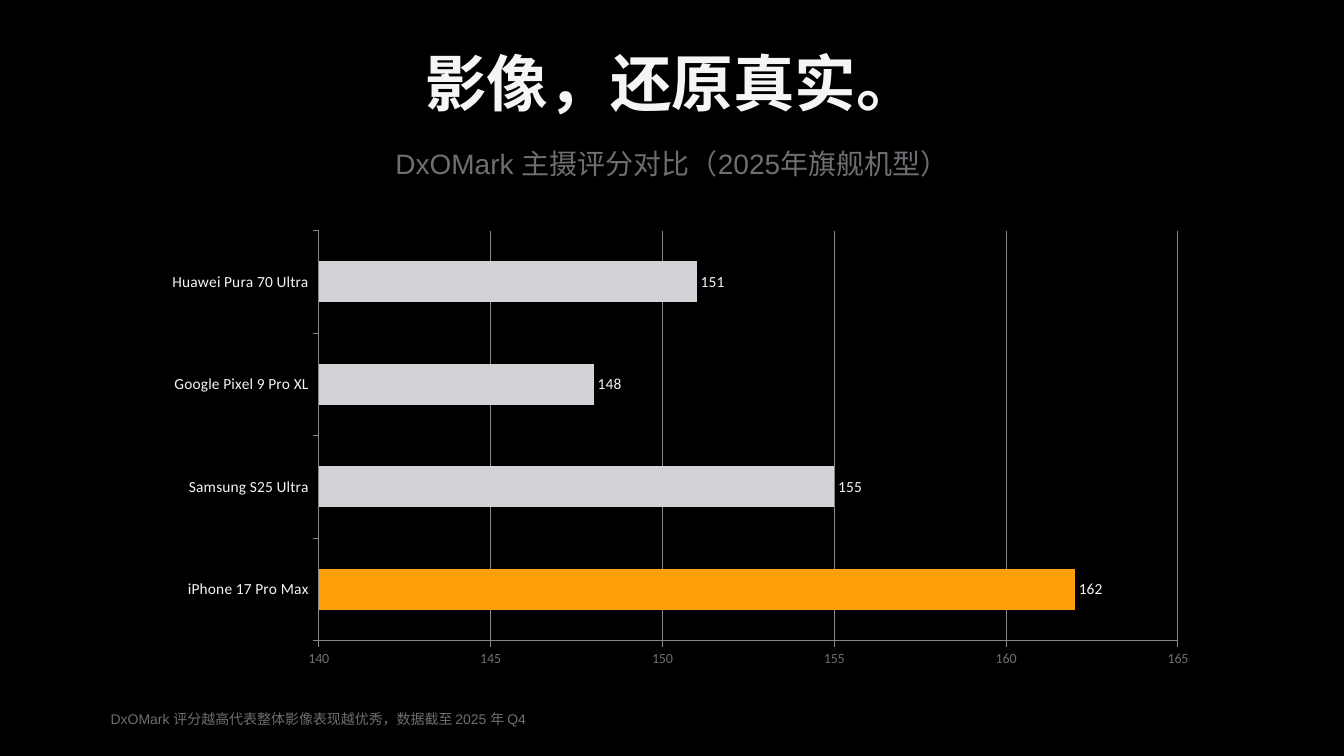
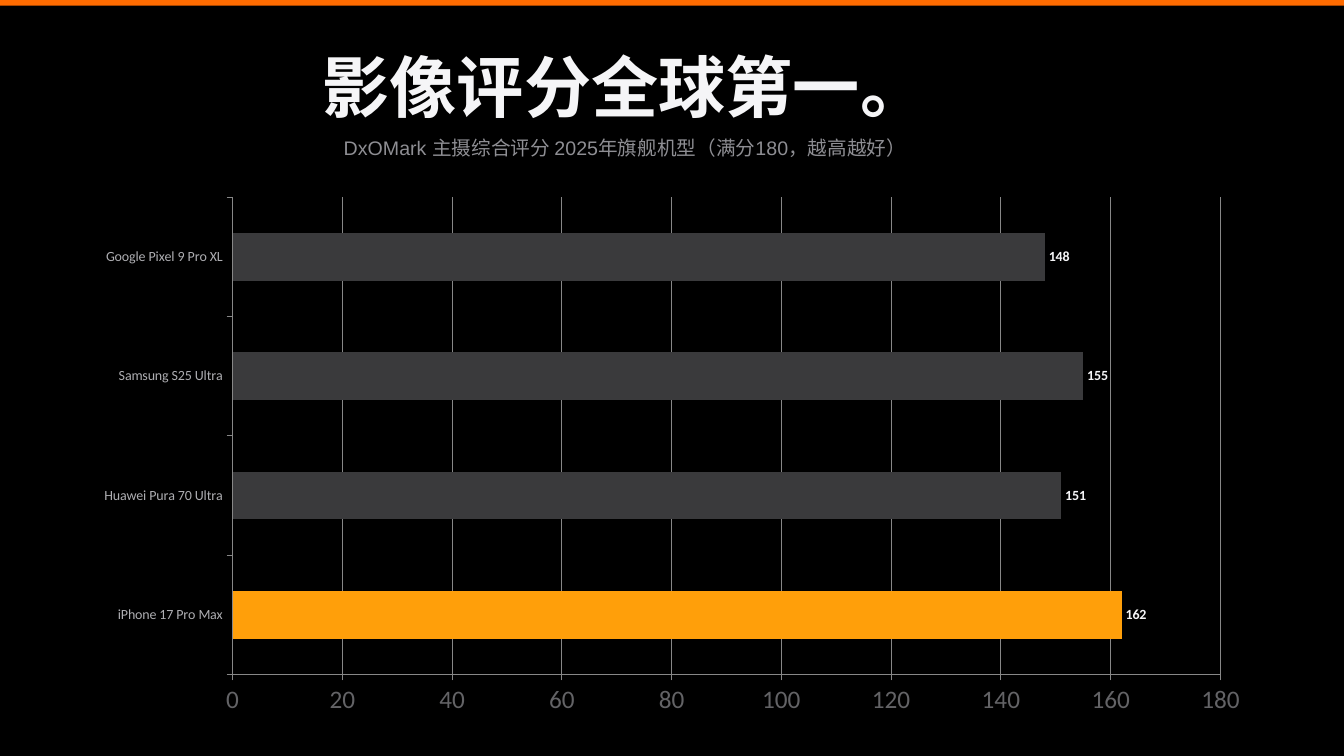
Before and after one commit to dorlahluciarohmargok-lab/Myreo3_PPT, a slide deck: slide 10 of Apple_iPhone17_Series.pptx (slide 11 before the commit). Drawn at 1344x756 pixels with LibreOffice and Linux fonts; fonts in the diff are those of the drawing. Boxes give left, top, right and bottom in pixels: in the first picture for what was removed or moved away, otherwise in the second. Text is boxed around its words. In the diff, an @@ line names an element or a change of style, - is before the commit and + after.

Commit message:
feat: iPhone 17 Ultra Premium PPTX — 真实产品图嵌入版
✦ 25页完整演示文稿 (.pptx)
✦ 31张真实产品图嵌入 (gsmarena高清图)
  - 正面图/背部/侧面细节/摄像头特写
  - 生活场景实拍/Shot on iPhone系列
✦ 苹果高级灰12阶色系
✦ 6种大胆品牌色 (蓝/绿/橙/紫/金/青)
✦ 4种图表类型 (折线/柱状/横向条形/趋势图)
✦ 深色背景+彩色顶线卡片设计
✦ 完整规格表 (4款机型)
✦ 性能/续航/摄像头 vs 安卓对比图

```diff
--- a/Apple_iPhone17_Series.pptx
+++ b/Apple_iPhone17_Series.pptx
@@ rectangle added at bbox=[0, 0, 1344, 6], fill #FF6B00 @@
@@ text at bbox=[323, 54, 928, 118]: text changed; size 44 to 48 pt @@
-影像，还原真实。
+影像评分全球第一。
@@ text at bbox=[344, 138, 906, 157]: text changed; size 20 to 14 pt; text colour #6E6E73 to #8E8E93 @@
-DxOMark 主摄评分对比（2025年旗舰机型）
+DxOMark 主摄综合评分 2025年旗舰机型（满分180，越高越好）
@@ bar chart at bbox=[81, 187, 1263, 726] @@
-categories: iPhone 17 Pro Max, Samsung S25 Ultra, Google Pixel 9 Pro XL, Huawei Pura 70 Ultra
+categories: iPhone 17 Pro Max, Huawei Pura 70 Ultra, Samsung S25 Ultra, Google Pixel 9 Pro XL
-Series 1: 162, 155, 148, 151
+Series 1: 162, 151, 155, 148
@@ data labels of Series 1 changed @@
@@ colours of single points changed @@
@@ category axis changed @@
@@ value axis changed @@
@@ bar chart: place and size @@
-bar chart at bbox=[151, 222, 1210, 676]
+bar chart at bbox=[81, 187, 1263, 726]
@@ text removed at bbox=[111, 712, 526, 727] @@
-DxOMark 评分越高代表整体影像表现越优秀，数据截至 2025 年 Q4
```
Also in this commit, not shown: 16 other slides changed, 8 slides added, 8 slides removed, 32 other files.
